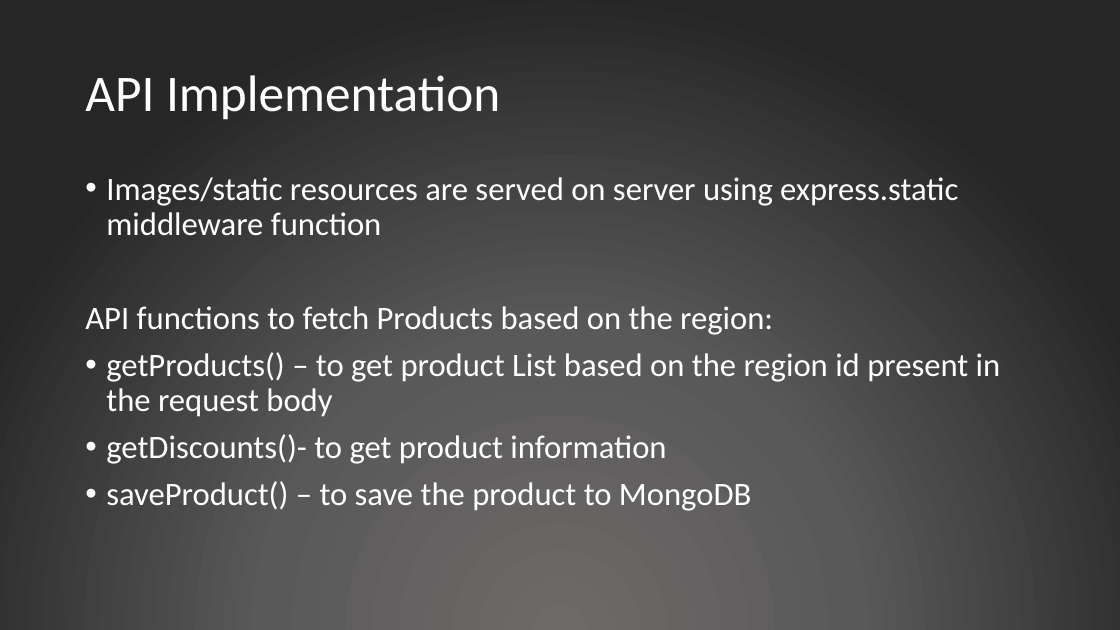
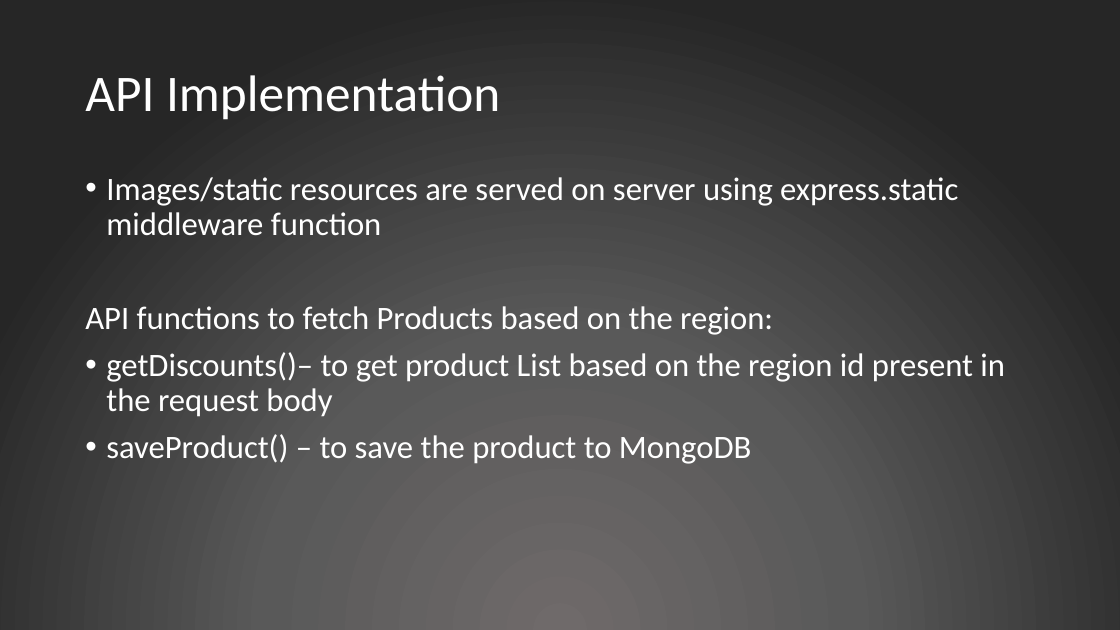
Before and after one commit to sbose1/BeaconsAPI, a slide deck: slide 5 of Presentation.pptx. Drawn at 1120x630 pixels with LibreOffice and Linux fonts; fonts in the diff are those of the drawing. Boxes give left, top, right and bottom in pixels: in the first picture for what was removed or moved away, otherwise in the second. Text is boxed around its words. In the diff, an @@ line names an element or a change of style, - is before the commit and + after.

Commit message:
modified presentation

```diff
--- a/Presentation.pptx
+++ b/Presentation.pptx
@@ text at [106, 352, 1005, 417]: text changed @@
-• getProducts() – to get product List based on the region id present in the request body
-• getDiscounts()- to get product information
+• getDiscounts()– to get product List based on the region id present in the request body
```
